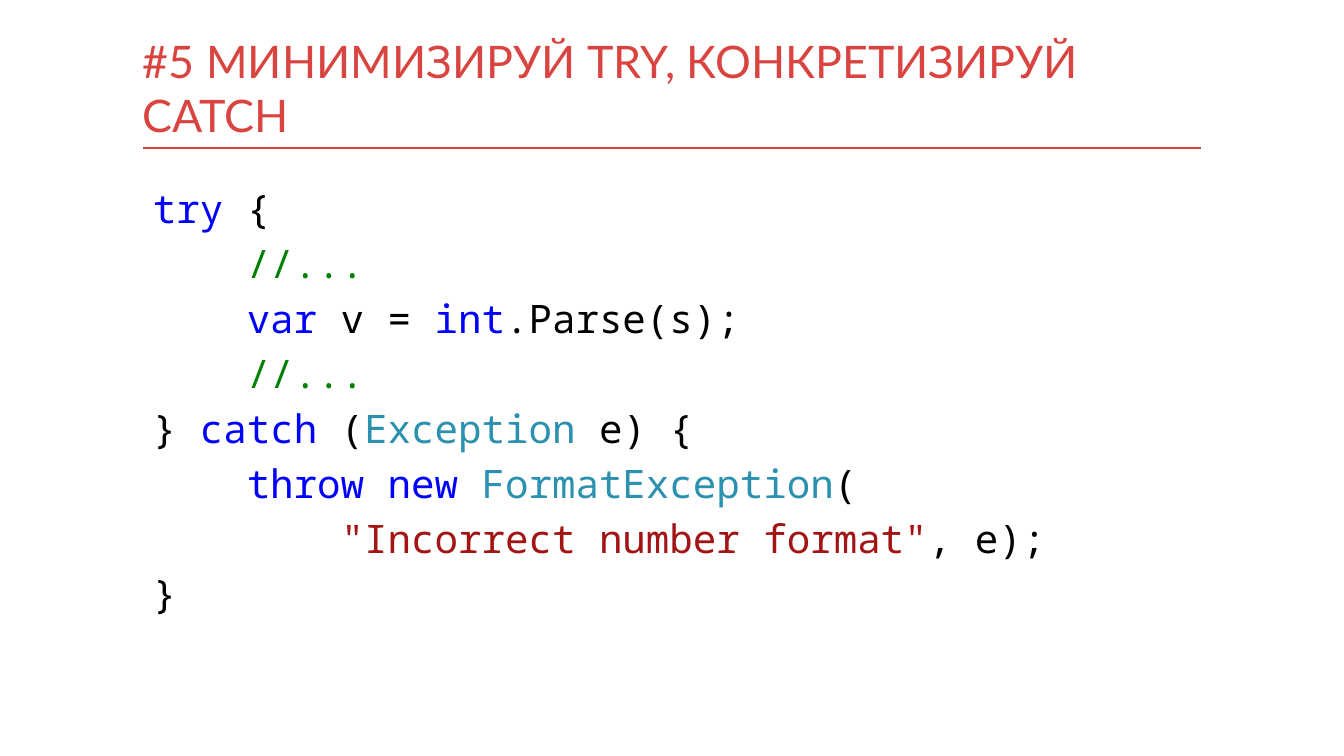
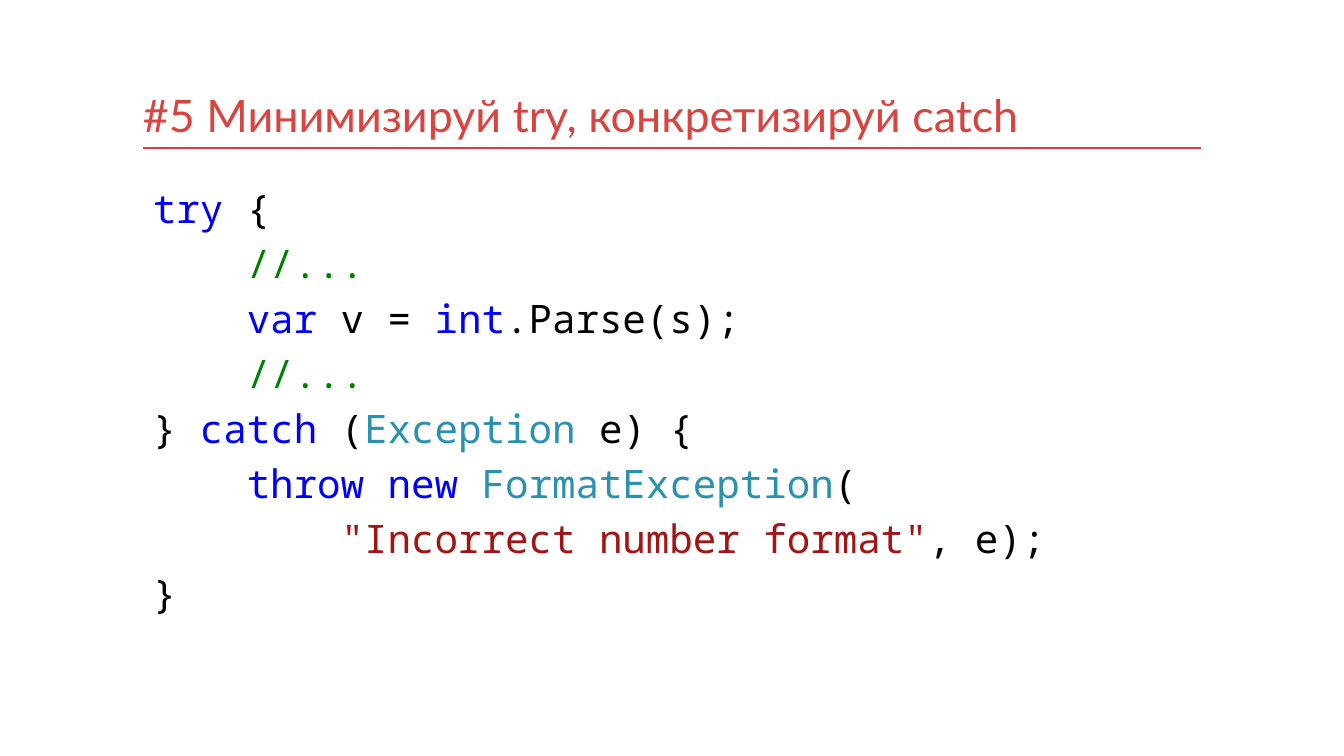
Before and after one commit to kontur-courses/exceptions, a slide deck: slide 12 of exceptions.pptx. Drawn at 1344x756 pixels with LibreOffice and Linux fonts; fonts in the diff are those of the drawing. Boxes give left, top, right and bottom in pixels: in the first picture for what was removed or moved away, otherwise in the second. Text is boxed around its words. In the diff, an @@ line names an element or a change of style, - is before the commit and + after.

```diff
--- a/exceptions.pptx
+++ b/exceptions.pptx
@@ title at (143, 99, 1018, 140): text changed @@
-#5 МИНИМИЗИРУЙ TRY, КОНКРЕТИЗИРУЙ CATCH
+#5 Минимизируй try, конкретизируй catch
```
Also in this commit, not shown: 37 other slides changed, 2 slides added, 3 slides removed.
